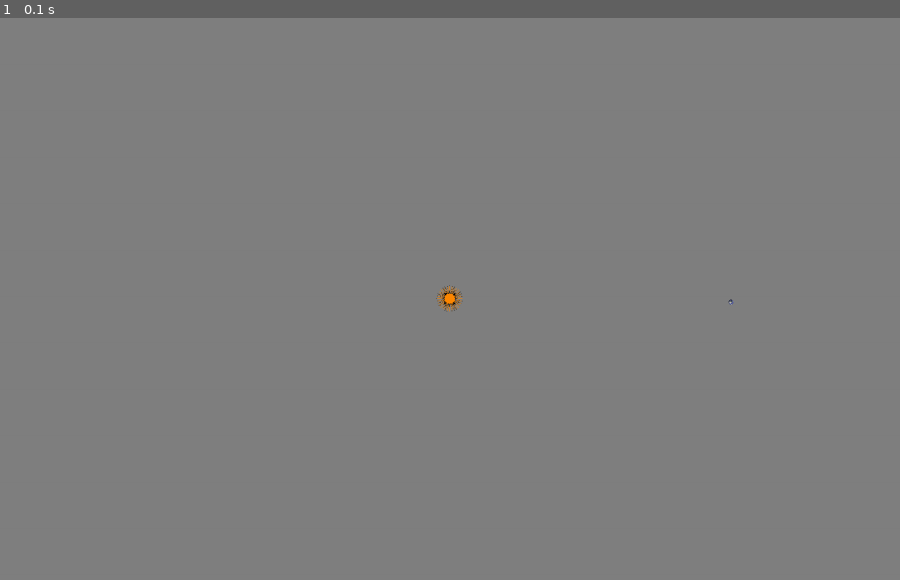
Above: before the commit, frame 1.
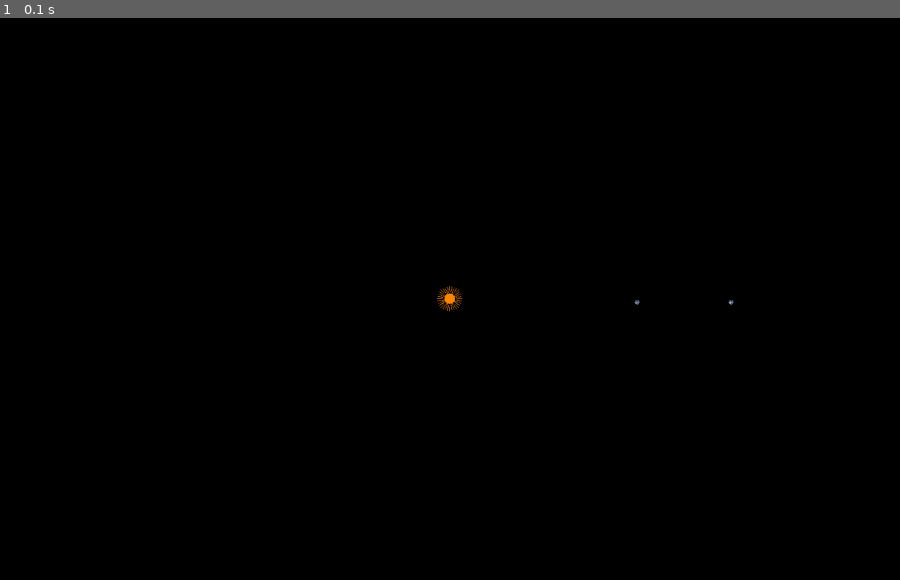
Above: after the commit, the same moment.

Repository: High-Performance-Games/pygame-demo
Game: pygame game, started from gravity_sim.py
Two runs of this game, one before a commit and one after it. Both use one fixed random seed, a clock stepped at 60 frames per second and the inputs below.
Inputs:
- Up to frame 1 (0.1 s): no input

The runs differ from the first frame. In frame 1, 100% of the frame differs, in the area x 0-100%, y 0-100%.

Commit message:
added Venus

Diff:
--- a/gravity_sim.py
+++ b/gravity_sim.py
@@ -5,8 +5,9 @@
 from pygame import Vector2
 
 from object import Object
+from object import physicsScale
 from physics import sunMass, earthMass, moonMass, gravityAcceleration, sunToEarth, moonToEarth, earthVelocity, \
-    gravityForce, earthRadius, moonRadius, sunRadius, moonVelocity
+    gravityForce, earthRadius, moonRadius, sunRadius, moonVelocity, sunToVenus
 
 playerSpeed = 15
 
@@ -29,12 +30,15 @@
 sun = Object('Orange_sun_01.png', (0, 0), (sunRadius * 20, sunRadius * 20), 0, sunMass)
 moon = Object('moon.png', (sunToEarth - moonToEarth, 0), (moonRadius * 500, moonRadius * 500), 90, moonMass)
 earth = Object('earth.png', (sunToEarth, 0), (earthRadius * 500, earthRadius * 500), 90, earthMass)
+venus = Object('earth.png', (sunToVenus, 0), (earthRadius * 500, earthRadius * 500), 90, earthMass)
 moon.velocity = Vector2(0, earthVelocity + moonVelocity)
 earth.velocity = Vector2(0, earthVelocity)
+venus.velocity = Vector2(0, earthVelocity)
 
 earth.active = True
 moon.active = True
 sun.active = True
+venus.active = True
 # Prepare loop condition
 running = True
 angle = 0
@@ -47,23 +51,32 @@
     for event in pygame.event.get():
         if event.type == pygame.QUIT:
             running = False
+        # if event.type == pygame.MOUSEBUTTONDOWN:
+        #     pos = pygame.mouse.get_pos()
+        #     print(pos)
+        #     earth.position = Vector2((pos[0] - width/2)*physicsScale, (pos[1] - height/2)*physicsScale)
     frameTime = gameClock.tick(60.0)  # attempts to normalize the time between game loops
     dt = frameTime * 10  # divide by ~1000
     for i in range(100):
         gravityForce(moon, earth)
         gravityForce(sun, earth)
         gravityForce(sun, moon)
+        gravityForce(sun, venus)
+        gravityForce(moon, venus)
+        gravityForce(earth, venus)
         earth.update(dt)
         moon.update(dt)
         sun.update(dt)
+        venus.update(dt)
 
     pygame.display.update()
 
-    screen.fill((128, 128, 128))
+    screen.fill((0, 0, 0))
 
     earth.draw(screen)
     moon.draw(screen)
     sun.draw(screen)
+    venus.draw(screen)
 
     # Part of event loop
     clock.tick(60)
--- a/object.py
+++ b/object.py
@@ -22,7 +22,7 @@
     def update(self, dt: float):
         if not self.active:
             return
-        self.acceleration = self.force / self.mass
+        self.acceleration = self.force * (1.0 / self.mass)
         self.velocity += self.acceleration * dt
         self.position += self.velocity * dt
         self.force = Vector2(0, 0)
--- a/physics.py
+++ b/physics.py
@@ -11,6 +11,7 @@
 earthRadius = 6.374 * 10 ** 6
 moonRadius = 1.7374 * 10 ** 6
 sunToEarth = 1.5 * 10 ** 11
+sunToVenus = 1.0 * 10 ** 11
 moonToEarth = 3.85 * 10 ** 8
 earthVelocity = 29784.8
 moonVelocity = 1022.8
